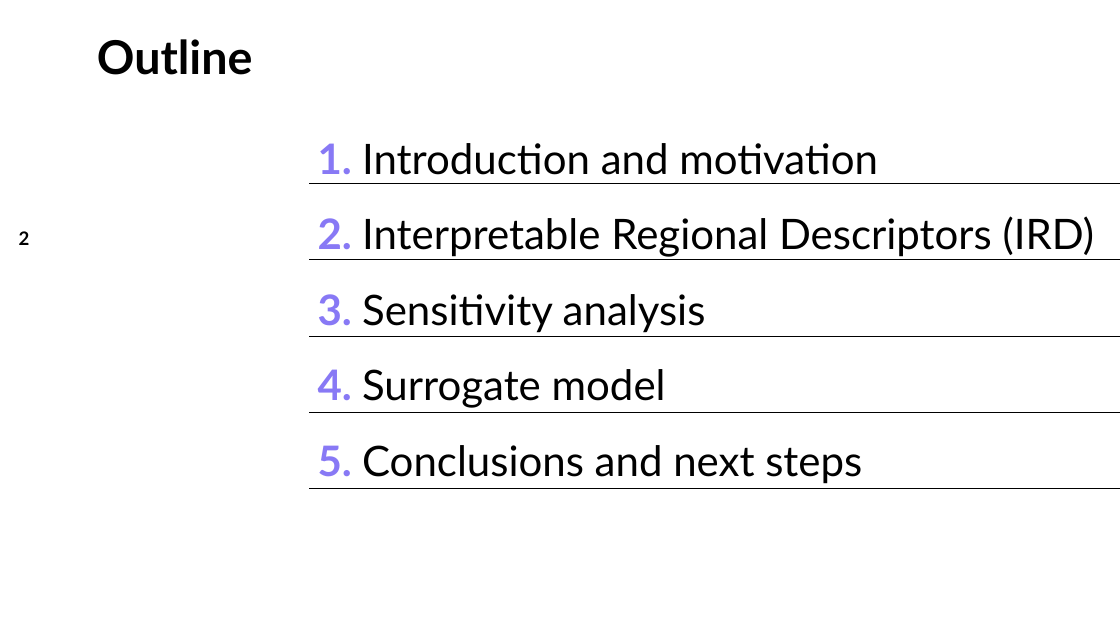
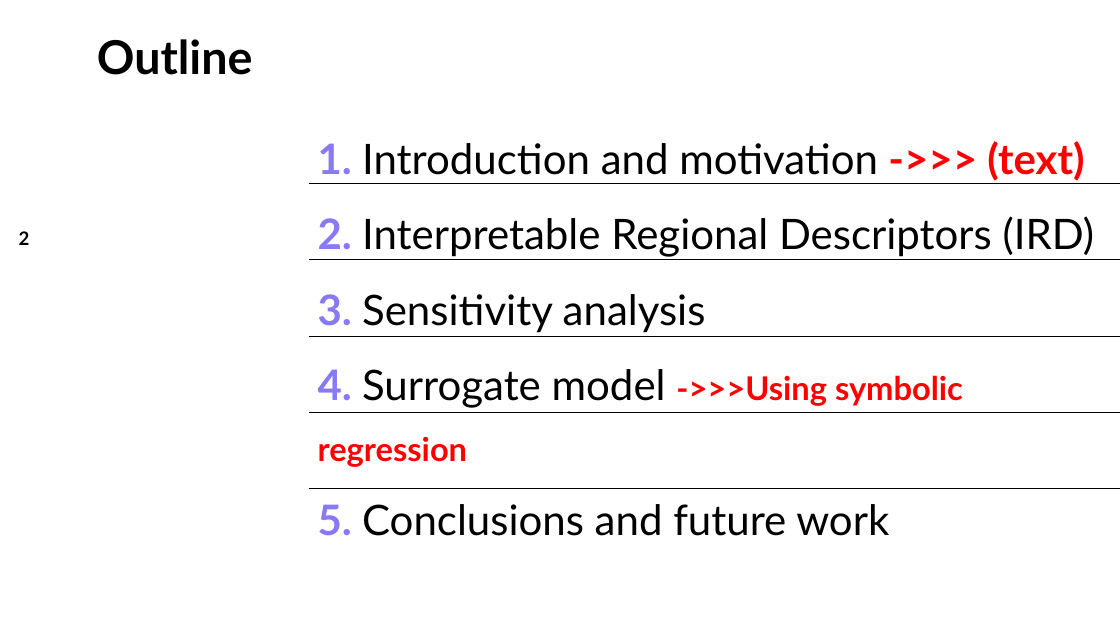
Before and after one commit to DejvisT/Sensitivity-Analysis-and-Surrogate-Modeling-of-PEM-Fuel-Cells, a slide deck: slide 2 of final_presentation_v1.pptx. Drawn at 1120x630 pixels with LibreOffice and Linux fonts; fonts in the diff are those of the drawing; background and template pictures are left out. Boxes give left, top, right and bottom in pixels: in the first picture for what was removed or moved away, otherwise in the second. Text is boxed around its words. In the diff, an @@ line names an element or a change of style, - is before the commit and + after.

```diff
--- a/final_presentation_v1.pptx
+++ b/final_presentation_v1.pptx
@@ text at [318, 141, 1084, 181]: text changed @@
-1. Introduction and motivation
+1. Introduction and motivation ->>> (text)
@@ text at [318, 369, 963, 536]: text changed @@
-4. Surrogate model
-5. Conclusions and next steps
+4. Surrogate model ->>>Using symbolic regression
+5. Conclusions and future work
```
Also in this commit, not shown: 6 other slides changed, 3 slides added.
